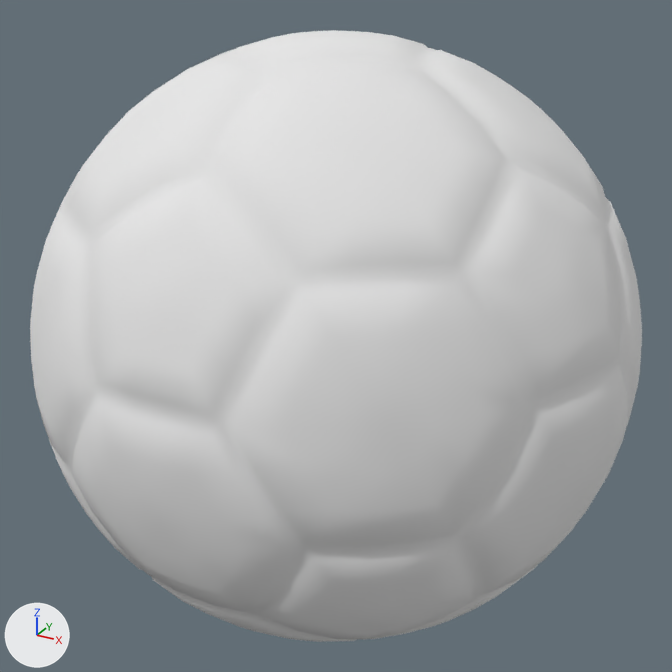
The OBJ model data/soccerball.obj: old version first, new version second.
One viewpoint serves both versions: a camera (50 mm lens) standing at (6.66, -12.1, 6.06) and looking at (0.0, 0.0, 0.0). The axes (+X, +Y, +Z) are drawn at lower left. The lights are the same throughout. Where no turn or scale is listed for an object, it has been applied to the vertices.

Names of what the first picture shows: 'soccerball'.
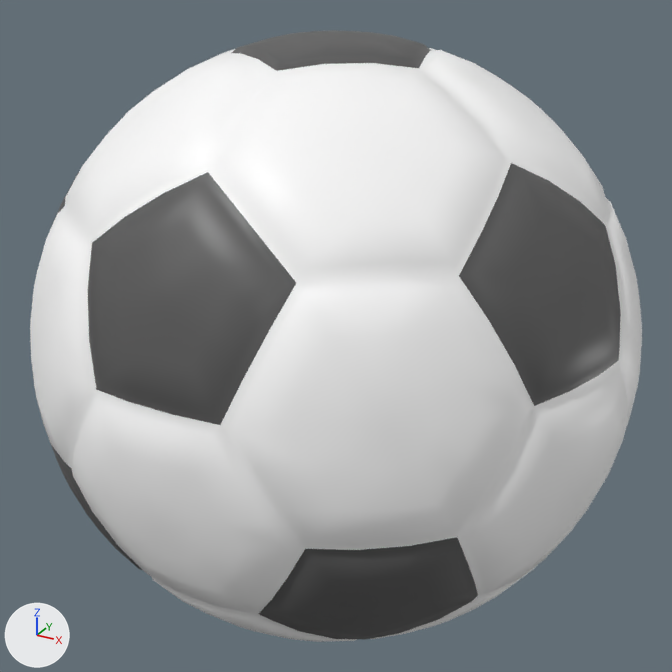
The change, as a list of edits to the scene's bpy script:
```text
Change mat_white:
    mat_white.base_color: (0.8, 0.8, 0.8) -> (1.0, 1.0, 1.0)  # white #e7e7e7 -> white #ffffff
    mat_white.roughness: 1.0 -> 0.452
Change mat_black:
    mat_black.base_color: (0.8, 0.8, 0.8) -> (0.1, 0.1, 0.1)  # white #e7e7e7 -> dark grey #595959
    mat_black.roughness: 1.0 -> 0.452
```

Where the change shows, as pixel boxes [x1, y1, x2, y2] in the pictures (672 x 672 px):
'soccerball', recoloured, surface changed: [37, 30, 642, 641] in both
